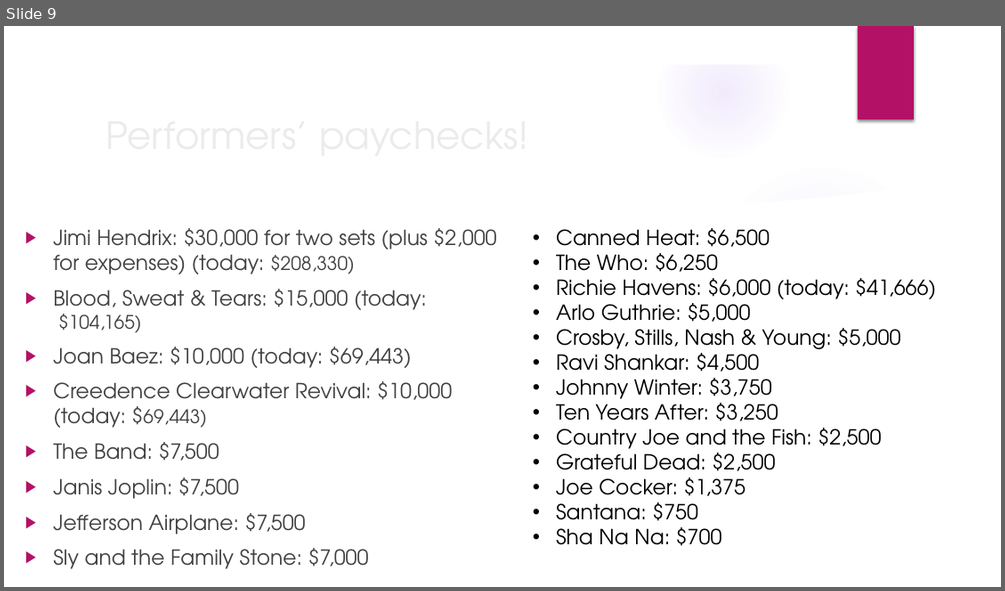
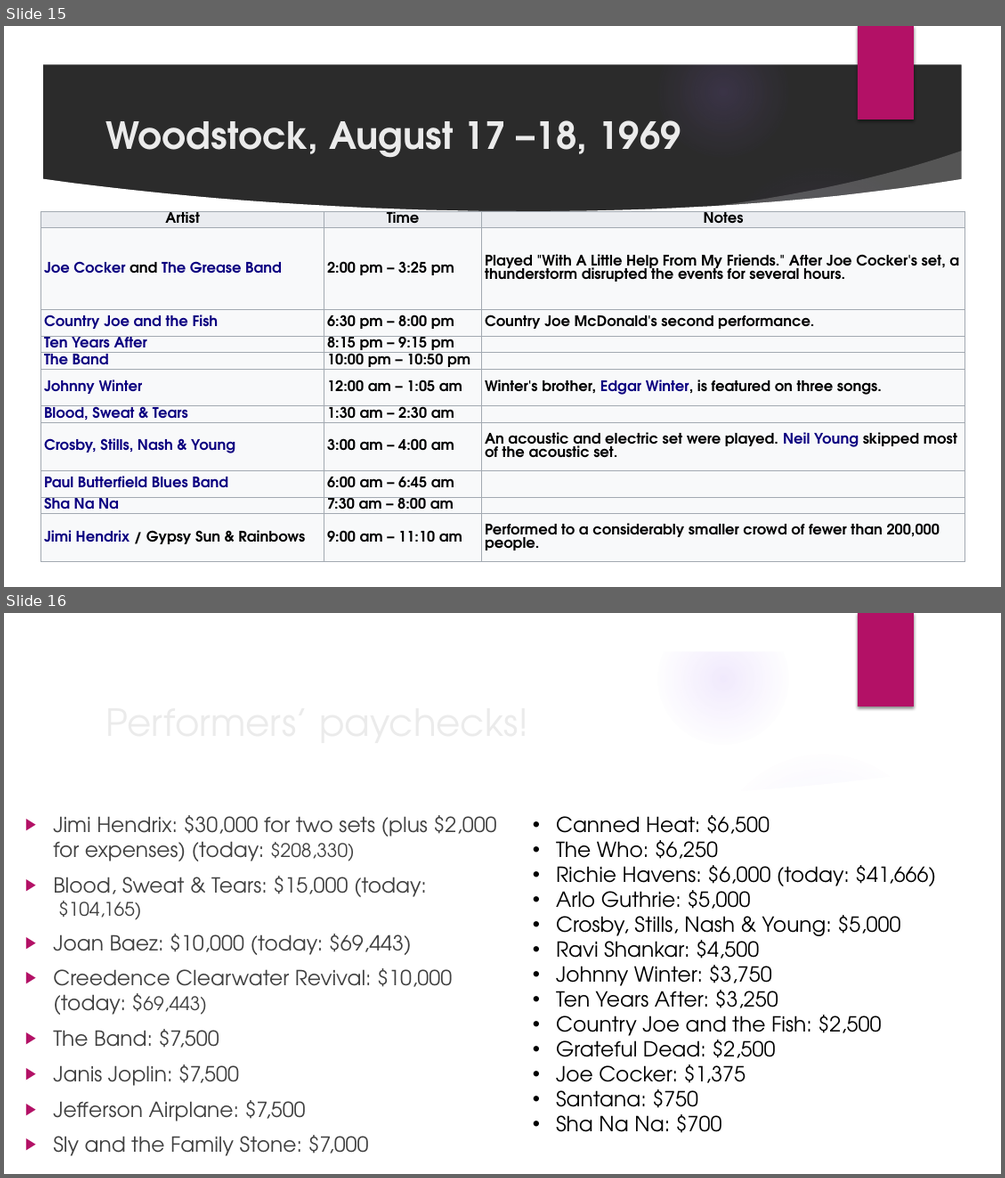
Before and after one commit to mrbaker1917/website, a slide deck: ASMU432/ppts/The late 1960s.pptx. Shown one above the other, each under a label of ours: slide 9 before the commit, slides 15 and 16 after it. The pictures are 1005x591 and 1005x1178 pixels, drawn with LibreOffice and Linux fonts; fonts in the diff are those of the drawing; background and template pictures are left out; a plain dark background stands for a picture behind light text. Boxes give left, top, right and bottom in pixels: in the first picture for what was removed or moved away, otherwise in the second. Text is boxed around its words. In the diff, an @@ line names an element or a change of style, - is before the commit and + after.

```diff
--- a/ASMU432/ppts/The late 1960s.pptx
+++ b/ASMU432/ppts/The late 1960s.pptx
@@ slide 15 added at [4,26,1001,587], background picture (left out); not listed: 9 template elements that a slide beside it also shows @@
@@ title added at [105,120,681,158], 36 pt, text #EBEBEB, bold @@
+Woodstock, August 17 –18, 1969
@@ table added at [41,211,966,582], 11 rows, 3 columns @@
+Artist | Time | Notes
+Joe Cocker and The Grease Band | 2:00 pm – 3:25 pm | Played "With A Little Help From My Friends." After Joe Cocker's set, a thunderstorm disrupted the events for several hours.
+Country Joe and the Fish | 6:30 pm – 8:00 pm | Country Joe McDonald's second performance.
+Ten Years After | 8:15 pm – 9:15 pm | 
+The Band | 10:00 pm – 10:50 pm | 
+Johnny Winter | 12:00 am – 1:05 am | Winter's brother, Edgar Winter, is featured on three songs.
+Blood, Sweat & Tears | 1:30 am – 2:30 am | 
+Crosby, Stills, Nash & Young | 3:00 am – 4:00 am | An acoustic and electric set were played. Neil Young skipped most of the acoustic set.
+Paul Butterfield Blues Band | 6:00 am – 6:45 am | 
+Sha Na Na | 7:30 am – 8:00 am | 
+Jimi Hendrix / Gypsy Sun & Rainbows | 9:00 am – 11:10 am | Performed to a considerably smaller crowd of fewer than 200,000 people.
@@ what was slide 9 is now slide 16 @@
```
Also in this commit, not shown: 2 slides changed, 8 other slides added, 5 other files.
